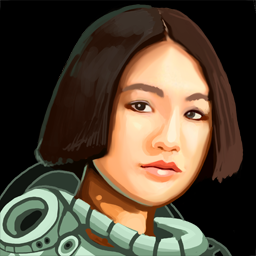
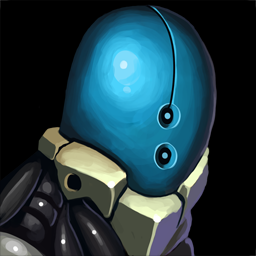
The second 256 × 256 image is a revision of the first. Changes to its layers:
renamed "1" to "Слой 2", painted on it over [0,0,256,256]
painted on "f" over [0,0,256,256]
painted on "bg" over [0,0,256,256]
